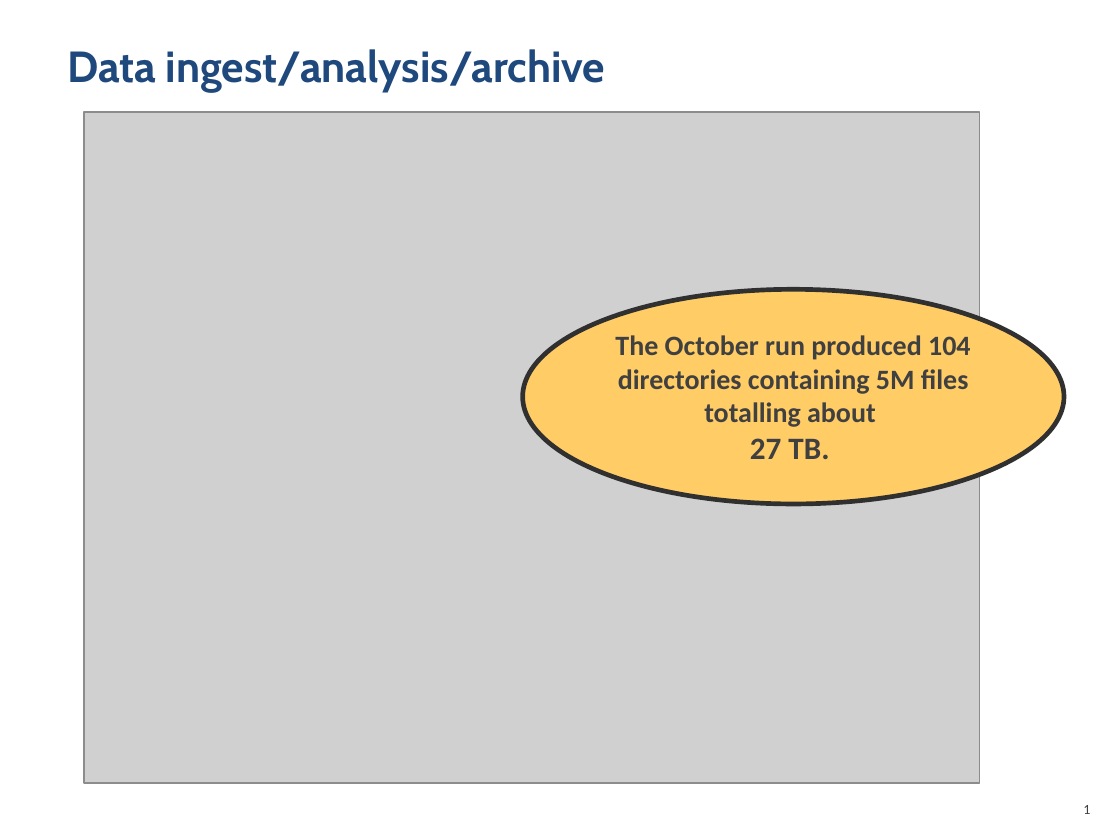
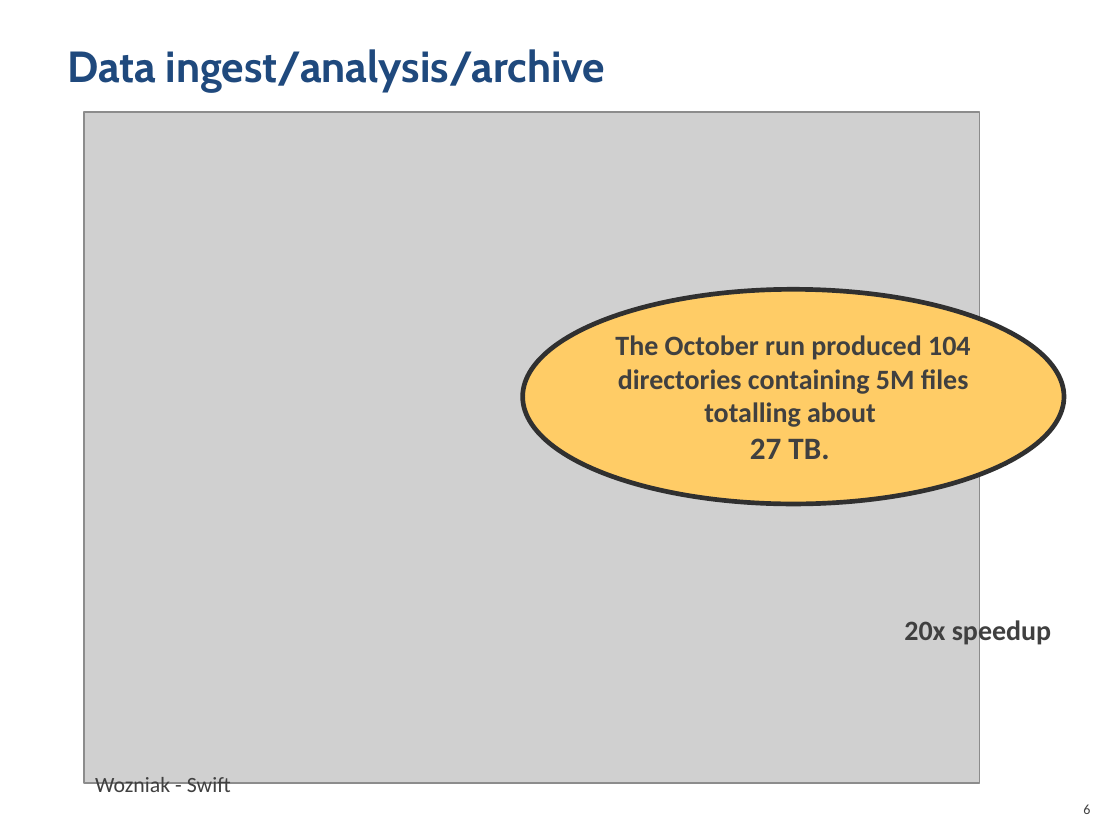
Before and after one commit to SwiftWorkflows/discovery-engines, a slide deck: slide 6 of presentations/wozniak-lbl.pptx (slide 1 before the commit). Drawn at 1120x840 pixels with LibreOffice and Linux fonts; fonts in the diff are those of the drawing; grey boxes stand for pictures; background and template pictures are left out. Boxes give left, top, right and bottom in pixels: in the first picture for what was removed or moved away, otherwise in the second. Text is boxed around its words. In the diff, an @@ line names an element or a change of style, - is before the commit and + after.

```diff
--- a/presentations/wozniak-lbl.pptx
+++ b/presentations/wozniak-lbl.pptx
@@ text added at bbox=[904, 616, 1051, 646], 18 pt, text #404040, bold @@
+20x speedup
@@ text added at bbox=[95, 777, 231, 799], 14 pt, text #404040 @@
+Wozniak - Swift
@@ page number at bbox=[1083, 804, 1090, 814]: text changed @@
-1
+6
```
Also in this commit, not shown: 1 other slide changed, 6 slides added.
